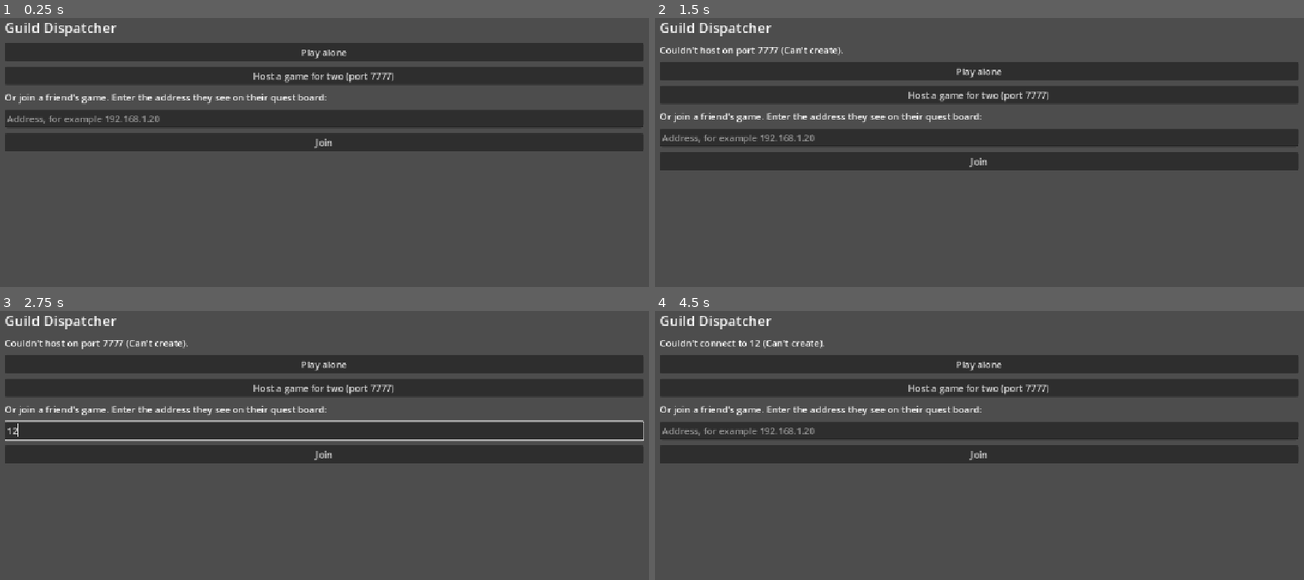
Above: before the commit, frames 1-4 (two rows, left to right).
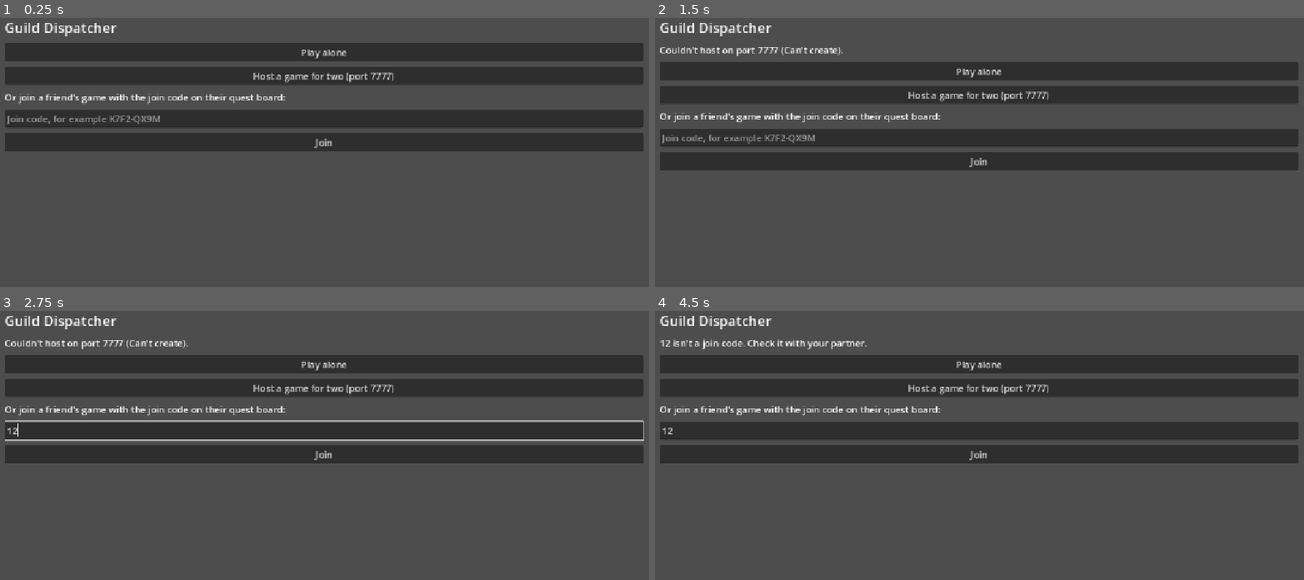
Above: after the commit, the same moments.

Repository: vampcent/guild-dispatcher
Game: Godot game, scene res://scenes/main/main.tscn
The game is run twice, just before and just after one commit, with the same random seed, the same clock (stepped at 60 frames per second) and the same inputs. The project has no main scene, so this scene is started directly.
Inputs (mouse positions are in pixels of both pictures, inside the frame that each line leads up to):
- Up to frame 1 (0.25 s): no input
- Up to frame 2 (1.5 s): click (979, 117) at 0.52 s; type "12" at 0.6 s; click "Host a game for two (port 777…" at 1.25 s
- Up to frame 3 (2.75 s): click (324, 432) at 2.02 s; type "12" at 2.1 s
- Up to frame 4 (4.5 s): click "Host a game for two (port 777…" at 2.75 s; click (979, 432) at 3.52 s; type "12" at 3.6 s; click "Join" at 4.25 s

The runs differ from the first frame. In frame 1, 0.7% of the frame differs, in the area x 1-51%, y 28-40%; in frame 2, 0.7%; in frame 3, 0.4%; in frame 4, 1.2%, in the area x 0-51%, y 10-47%.

Commit message:
Join with a code, including online through the router (GD-39)
The host's quest board now shows join codes such as R2M0-253N instead of
an IP address. JoinCode packs an IPv4 address and 8 check bits into
Crockford base 32, so mistyped or swapped characters are rejected.

To play online, the host's game asks the router to open UDP port 7777 with
UPnP on a background thread and turns the public address into an online
join code. A second code covers players on the same home network. If the
router doesn't answer, refuses, or the address is shared by the internet
provider, the host is told why and offered port forwarding instead.

A mistyped code stays in the field after the error so it can be fixed.

Amp-Thread-ID: https://ampcode.com/threads/T-01a1a0c0-fa3e-74d1-bc76-0febecb35e01
Co-authored-by: joshua.conetta@hotmail.co.uk <joshua.conetta@hotmail.co.uk>

Diff:
--- a/scenes/main/main.gd
+++ b/scenes/main/main.gd
@@ -17,7 +17,7 @@
 var _quest: QuestData
 var _screen: Callable
 var _notice: String = ""
-var _address_edit: LineEdit
+var _code_edit: LineEdit
 var _rows: Array[PartyRow] = []
 var _notes_label: Label
 var _send_button: Button
@@ -40,6 +40,7 @@
 	_session.action_applied.connect(_on_action_applied)
 	_session.players_changed.connect(_on_players_changed)
 	_session.connection_lost.connect(_show_lobby)
+	_session.online_status_changed.connect(_on_players_changed)
 	_start_from_command_line()
 
 
@@ -66,12 +67,12 @@
 
 	_add_button("Play alone", _session.play_alone)
 	_add_button("Host a game for two (port %d)" % GuildSession.DEFAULT_PORT, _on_host_pressed)
-	_add_label("Or join a friend's game. Enter the address they see on their quest board:")
-	_address_edit = LineEdit.new()
-	_address_edit.placeholder_text = "Address, for example 192.168.1.20"
-	_address_edit.text_submitted.connect(func(address: String) -> void: _join(address))
-	_content.add_child(_address_edit)
-	_add_button("Join", func() -> void: _join(_address_edit.text))
+	_add_label("Or join a friend's game with the join code on their quest board:")
+	_code_edit = LineEdit.new()
+	_code_edit.placeholder_text = "Join code, for example K7F2-QX9M"
+	_code_edit.text_submitted.connect(func(code: String) -> void: _join.call_deferred(code))
+	_content.add_child(_code_edit)
+	_add_button("Join", func() -> void: _join(_code_edit.text))
 
 
 func _on_host_pressed() -> void:
@@ -81,20 +82,29 @@
 		_show_lobby("Couldn't host on port %d (%s)." % [GuildSession.DEFAULT_PORT, error_string(error)])
 
 
-func _join(address: String) -> void:
-	address = address.strip_edges()
+# Takes a join code, or a plain address such as 127.0.0.1 for testing on one computer.
+func _join(code: String) -> void:
+	code = code.strip_edges()
+	var address: String = code if code.count(".") == 3 else JoinCode.decode(code)
+
+	if code.is_empty():
+		_show_lobby("Enter your partner's join code.")
+		return
 
 	if address.is_empty():
-		address = "127.0.0.1"
+		_show_lobby("%s isn't a join code. Check it with your partner." % code)
+		_code_edit.text = code
+		return
 
 	var error: Error = _session.join(address)
 
 	if error != OK:
-		_show_lobby("Couldn't connect to %s (%s)." % [address, error_string(error)])
+		_show_lobby("Couldn't connect with that join code (%s)." % error_string(error))
+		_code_edit.text = code
 		return
 
-	_set_screen(_join.bind(address))
-	_add_label("Joining the guild at %s..." % address, 24)
+	_set_screen(_join.bind(code))
+	_add_label("Joining your partner's guild...", 24)
 	_add_button("Cancel", func() -> void:
 		_session.leave()
 		_show_lobby()
@@ -522,7 +532,7 @@
 func _add_session_status() -> void:
 	if _session.is_online():
 		if _session.get_player_count() < 2:
-			_add_label("Hosting. Waiting for a second player to join at %s." % _get_addresses())
+			_add_label(_get_hosting_text())
 		elif multiplayer.is_server():
 			_add_label("Your partner is here. You both run this guild.")
 		else:
@@ -533,14 +543,25 @@
 		_notice = ""
 
 
-func _get_addresses() -> String:
-	var addresses: PackedStringArray = []
-
-	for address: String in IP.get_local_addresses():
-		if address.count(".") == 3 and not address.begins_with("127."):
-			addresses.append(address)
-
-	return " or ".join(addresses) if not addresses.is_empty() else "this computer's address"
+func _get_hosting_text() -> String:
+	var lines: PackedStringArray = ["Hosting. Your partner enters a join code on their start screen."]
+	var address: String = JoinCode.pick_local_address(IP.get_local_addresses())
+
+	if not _session.online_code.is_empty():
+		lines.append("Online join code: %s" % _session.online_code)
+	elif _session.online_problem.is_empty():
+		lines.append("Opening your router for online play...")
+	else:
+		lines.append(
+			"Online play isn't available: %s. To play online anyway, forward UDP port %d on"
+			% [_session.online_problem, GuildSession.DEFAULT_PORT]
+			+ " your router and give your partner your public IP address instead of a code."
+		)
+
+	if not address.is_empty():
+		lines.append("Same network join code: %s" % JoinCode.encode(address))
+
+	return "\n".join(lines)
 
 
 func _clear_screen() -> void:
--- a/scenes/tests/multiplayer_test.gd
+++ b/scenes/tests/multiplayer_test.gd
@@ -9,18 +9,90 @@
 var _guest_baseline: int = 0
 
 
+func _check_join_codes() -> void:
+	print("--- Join codes ---")
+	check_equal(
+		JoinCode.encode("192.168.1.20"), "R2M0-253N", "A home network address has a stable code"
+	)
+
+	for address: String in ["192.168.1.20", "10.0.0.5", "172.20.4.1", "0.0.0.0", "255.255.255.255"]:
+		var round_trip: String = JoinCode.decode(JoinCode.encode(address))
+		check_equal(round_trip, address, "%s survives a join code" % address)
+
+	check_equal(JoinCode.decode("r2m0 253n"), "192.168.1.20", "Codes ignore case, spaces and dashes")
+	check_equal(JoinCode.decode("R2MO-253N"), "192.168.1.20", "A letter O is read as zero")
+	var typos_accepted: int = 0
+	var swaps_accepted: int = 0
+	var rng: RandomNumberGenerator = RandomNumberGenerator.new()
+	rng.seed = 11
+
+	for _address_number: int in 200:
+		var random_address: String = "%d.%d.%d.%d" % [
+			rng.randi_range(0, 255),
+			rng.randi_range(0, 255),
+			rng.randi_range(0, 255),
+			rng.randi_range(0, 255),
+		]
+		var code: String = JoinCode.encode(random_address).replace("-", "")
+
+		for index: int in code.length():
+			for character: String in JoinCode.ALPHABET:
+				if character != code[index]:
+					var typo: String = code.left(index) + character + code.substr(index + 1)
+					typos_accepted += 1 if not JoinCode.decode(typo).is_empty() else 0
+
+			if index + 1 < code.length() and code[index] != code[index + 1]:
+				var swap: String = code.left(index) + code[index + 1] + code[index] + code.substr(index + 2)
+				swaps_accepted += 1 if not JoinCode.decode(swap).is_empty() else 0
+
+	check_equal(typos_accepted, 0, "Every one-character typo is rejected")
+	check_equal(swaps_accepted, 0, "Every swap of neighbouring characters is rejected")
+	check_equal(JoinCode.decode("R2M0-253"), "", "A code that's too short is rejected")
+	check_equal(JoinCode.decode("R2MU-253N"), "", "A code with a letter that's never used is rejected")
+	check_equal(JoinCode.encode("256.1.1.1"), "", "Something that isn't an address has no code")
+	check_equal(
+		JoinCode.pick_local_address(
+			["127.0.0.1", "169.254.3.4", "172.17.0.1", "10.0.0.7", "192.168.1.20", "fe80::1"]
+		),
+		"192.168.1.20",
+		"The host's code uses its home network address"
+	)
+	check_equal(
+		JoinCode.pick_local_address(["127.0.0.1", "169.254.0.21"]),
+		"169.254.0.21",
+		"Without a home network, a direct cable link still gets a code"
+	)
+	check_equal(JoinCode.pick_local_address(["127.0.0.1", "::1"]), "", "No network means no code")
+	var public: Array[String] = []
+
+	for address: String in [
+		"8.8.8.8", "81.2.69.160", "100.128.0.1", "172.32.0.1",
+		"100.64.1.1", "192.168.1.1", "10.1.1.1", "172.16.0.1", "169.254.1.1", "127.0.0.1", "0.1.2.3", "",
+	]:
+		if JoinCode.is_public(address):
+			public.append(address)
+
+	check_equal(
+		public,
+		["8.8.8.8", "81.2.69.160", "100.128.0.1", "172.32.0.1"] as Array[String],
+		"Only internet addresses count as public, not home or shared provider networks"
+	)
+
+
 func _ready() -> void:
+	_check_join_codes()
 	var port: int = 20000 + randi() % 20000
 	seed(7)
 	_host = _make_session("Host")
-	check_equal(_host.host(port), OK, "The host opens a game")
+	check_equal(_host.host(port, false), OK, "The host opens a game")
 	var item: ItemData = _first_item()
 
 	print("--- Joining late ---")
 	_host.buy_item(item)
 	_host.scout(_host.guild.board[0])
 	_guest = _make_session("Guest")
-	check_equal(_guest.join("127.0.0.1", port), OK, "The guest starts connecting")
+	var address: String = JoinCode.decode(JoinCode.encode("127.0.0.1"))
+	check_equal(_guest.join(address, port), OK, "The guest starts connecting with a join code")
 	await _wait_until(func() -> bool: return _guest.guild != null)
 	check(_guest.guild != null, "The guest receives the guild")
 	_check_same("A guest who joins late sees everything that already happened")
--- a/scripts/multiplayer/guild_session.gd
+++ b/scripts/multiplayer/guild_session.gd
@@ -10,6 +10,7 @@
 signal action_applied(action: Dictionary, outcome: Dictionary)
 signal players_changed
 signal connection_lost(message: String)
+signal online_status_changed
 
 const DEFAULT_PORT: int = 7777
 const MAX_GUESTS: int = 1
@@ -19,6 +20,10 @@
 
 var guild: GuildState
 var rng: RandomNumberGenerator = RandomNumberGenerator.new()
+# While hosting: the code for partners on the internet, or why there isn't one.
+# Both are empty while the router is still being asked.
+var online_code: String = ""
+var online_problem: String = ""
 
 var _campaign_rules: CampaignRulesData
 var _armoury_data: ArmouryData
@@ -27,6 +32,9 @@
 var _phrases: ReportPhrasesData
 var _log: Array = []
 var _seed: int = 0
+var _router: UPNP
+var _router_thread: Thread
+var _port: int = DEFAULT_PORT
 
 
 func _init(
@@ -58,7 +66,8 @@
 	started.emit()
 
 
-func host(port: int = DEFAULT_PORT) -> Error:
+# With open_router, also asks the home router to let partners on the internet in.
+func host(port: int = DEFAULT_PORT, open_router: bool = true) -> Error:
 	var peer: ENetMultiplayerPeer = ENetMultiplayerPeer.new()
 	var error: Error = peer.create_server(port, MAX_GUESTS)
 
@@ -66,6 +75,14 @@
 		return error
 
 	multiplayer.multiplayer_peer = peer
+	_port = port
+	online_code = ""
+	online_problem = "" if open_router else "Online play wasn't requested."
+
+	if open_router and _router_thread == null:
+		_router_thread = Thread.new()
+		_router_thread.start(_open_router.bind(port))
+
 	_reset(randi())
 	started.emit()
 	return OK
@@ -84,6 +101,15 @@
 
 func leave() -> void:
 	multiplayer.multiplayer_peer = OfflineMultiplayerPeer.new()
+	_close_router()
+
+
+func _exit_tree() -> void:
+	if _router_thread != null:
+		_router_thread.wait_to_finish()
+		_router_thread = null
+
+	_close_router()
 
 
 func is_online() -> bool:
@@ -183,6 +209,47 @@
 		_receive_guild.rpc_id(peer_id, _seed, _log)
 
 	players_changed.emit()
+
+
+# Runs on a separate thread, because finding the router can take a few seconds.
+func _open_router(port: int) -> void:
+	var router: UPNP = UPNP.new()
+	var address: String = ""
+	var problem: String = ""
+
+	if router.discover(2000, 2, "InternetGatewayDevice") != UPNP.UPNP_RESULT_SUCCESS \
+			or router.get_gateway() == null or not router.get_gateway().is_valid_gateway():
+		problem = "your router didn't answer, so it may have UPnP turned off"
+	elif router.add_port_mapping(port, port, "Guild Dispatcher", "UDP") != UPNP.UPNP_RESULT_SUCCESS:
+		problem = "your router wouldn't open port %d" % port
+	else:
+		address = router.query_external_address()
+
+		if not JoinCode.is_public(address):
+			router.delete_port_mapping(port, "UDP")
+			problem = "your internet provider shares one address between customers"
+
+	_on_router_answered.call_deferred(router if problem.is_empty() else null, address, problem)
+
+
+func _on_router_answered(router: UPNP, address: String, problem: String) -> void:
+	_router_thread.wait_to_finish()
+	_router_thread = null
+	_router = router
+
+	if not is_online() or not multiplayer.is_server():
+		_close_router()
+		return
+
+	online_code = JoinCode.encode(address) if problem.is_empty() else ""
+	online_problem = problem
+	online_status_changed.emit()
+
+
+func _close_router() -> void:
+	if _router != null:
+		_router.delete_port_mapping(_port, "UDP")
+		_router = null
 
 
 func _shorten_timeout(peer_id: int) -> void:
--- /dev/null
+++ b/scripts/multiplayer/join_code.gd
@@ -0,0 +1,118 @@
+class_name JoinCode
+extends RefCounted
+
+# Turns the host's local network address into a code such as K7F2-QX9M, and back.
+# The code holds the 32-bit address plus 8 check bits, so a mistyped or swapped
+# character is rejected instead of connecting somewhere else. It uses Crockford's
+# base 32, which leaves out I, L, O and U so the code is hard to misread.
+
+const ALPHABET: String = "0123456789ABCDEFGHJKMNPQRSTVWXYZ"
+const LENGTH: int = 8
+
+
+# Returns "" if the address isn't an IPv4 address.
+static func encode(address: String) -> String:
+	var parts: PackedStringArray = address.split(".")
+
+	if parts.size() != 4:
+		return ""
+
+	var value: int = 0
+
+	for part: String in parts:
+		if not part.is_valid_int() or int(part) < 0 or int(part) > 255:
+			return ""
+
+		value = (value << 8) | int(part)
+
+	var bits: int = (value << 8) | _get_check(value)
+	var code: String = ""
+
+	for _character: int in LENGTH:
+		code = ALPHABET[bits & 31] + code
+		bits >>= 5
+
+	return "%s-%s" % [code.left(4), code.right(4)]
+
+
+# Returns the address, or "" if the code isn't valid. Ignores case, spaces and
+# dashes, and reads O as 0 and I or L as 1.
+static func decode(code: String) -> String:
+	var clean: String = code.to_upper().replace("-", "").replace(" ", "")
+	clean = clean.replace("O", "0").replace("I", "1").replace("L", "1")
+
+	if clean.length() != LENGTH:
+		return ""
+
+	var bits: int = 0
+
+	for character: String in clean:
+		var digit: int = ALPHABET.find(character)
+
+		if digit < 0:
+			return ""
+
+		bits = (bits << 5) | digit
+
+	var value: int = bits >> 8
+
+	if bits & 255 != _get_check(value):
+		return ""
+
+	return "%d.%d.%d.%d" % [(value >> 24) & 255, (value >> 16) & 255, (value >> 8) & 255, value & 255]
+
+
+# True for an address other people can reach over the internet, rather than one
+# that only exists inside a home network or an internet provider's shared network.
+static func is_public(address: String) -> bool:
+	if _rank(address) != 2:
+		return false
+
+	var parts: PackedStringArray = address.split(".")
+	var first: int = int(parts[0])
+	var second: int = int(parts[1])
+	return first != 0 and not (first == 100 and second >= 64 and second <= 127)
+
+
+# Picks the address a partner on the same network is most likely to reach.
+static func pick_local_address(addresses: PackedStringArray) -> String:
+	var best: String = ""
+	var best_rank: int = 0
+
+	for address: String in addresses:
+		var rank: int = _rank(address)
+
+		if rank > best_rank:
+			best = address
+			best_rank = rank
+
+	return best
+
+
+# Home networks first. Link-local addresses come last, for computers wired
+# straight together without a router.
+static func _rank(address: String) -> int:
+	if encode(address).is_empty() or address.begins_with("127."):
+		return 0
+
+	if address.begins_with("192.168."):
+		return 5
+
+	if address.begins_with("10."):
+		return 4
+
+	var second: int = int(address.get_slice(".", 1))
+
+	if address.begins_with("172.") and second >= 16 and second <= 31:
+		return 3
+
+	return 1 if address.begins_with("169.254.") else 2
+
+
+static func _get_check(value: int) -> int:
+	var check: int = 0x5A
+
+	for shift: int in [24, 16, 8, 0]:
+		check = (check * 31 + ((value >> shift) & 255)) & 255
+
+	return check
Not shown, added: scripts/multiplayer/join_code.gd.uid
